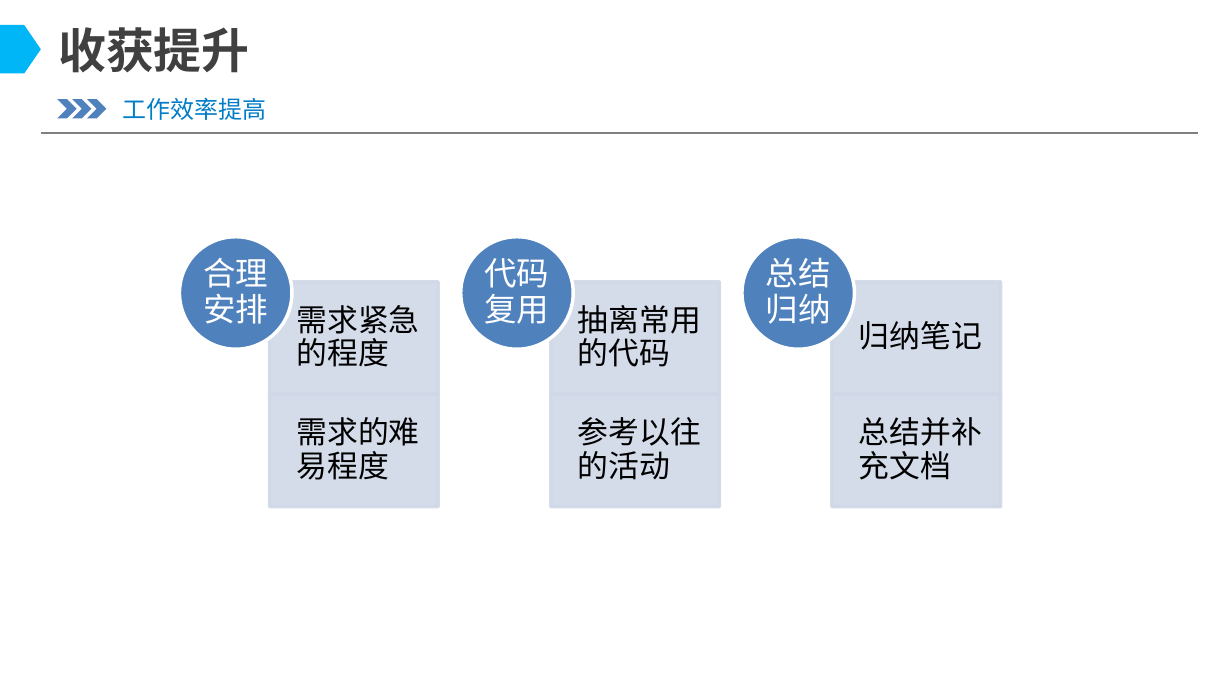
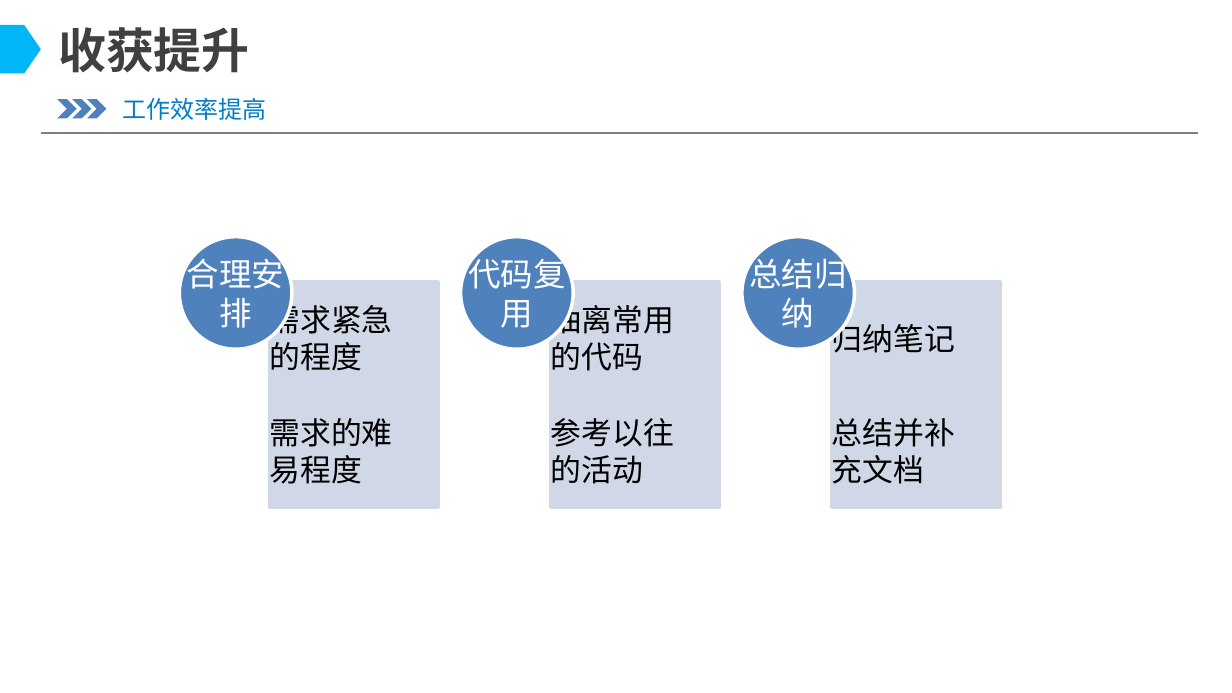
Before and after one commit to illusionGD/test, a slide deck: slide 22 of 谭锦德-2022述职PPT.pptx. Drawn at 1232x693 pixels with LibreOffice and Linux fonts; fonts in the diff are those of the drawing; background and template pictures are left out. Boxes give left, top, right and bottom in pixels: in the first picture for what was removed or moved away, otherwise in the second. Text is boxed around its words. In the diff, an @@ line names an element or a change of style, - is before the commit and + after.

```diff
--- a/谭锦德-2022述职PPT.pptx
+++ b/谭锦德-2022述职PPT.pptx
@@ text "合理安排": place and size @@
-text "合理安排" at (203,258,268,324)
+text "合理安排" at (187,253,284,328)
@@ text "代码复用": place and size @@
-text "代码复用" at (484,258,550,324)
+text "代码复用" at (468,253,565,328)
@@ line spacing 0.9 to 1 in 9 elements at (269,300,392,371), (269,418,392,484), (551,300,674,371), (551,418,674,484), (832,319,955,353), (832,418,955,484), (187,253,284,328), (468,253,565,328), (750,253,847,328) @@
@@ text "总结归纳": place and size @@
-text "总结归纳" at (766,257,831,324)
+text "总结归纳" at (750,253,847,328)
@@ text "需求紧急的程度": place and size @@
-text "需求紧急的程度" at (296,305,419,367)
+text "需求紧急的程度" at (269,300,392,371)
@@ text "抽离常用的代码": place and size @@
-text "抽离常用的代码" at (578,305,701,367)
+text "抽离常用的代码" at (551,300,674,371)
@@ text "归纳笔记": place and size @@
-text "归纳笔记" at (859,321,982,350)
+text "归纳笔记" at (832,319,955,353)
@@ text "需求的难易程度": place and size @@
-text "需求的难易程度" at (296,417,419,480)
+text "需求的难易程度" at (269,418,392,484)
@@ text "参考以往的活动": place and size @@
-text "参考以往的活动" at (578,417,701,480)
+text "参考以往的活动" at (551,418,674,484)
@@ text "总结并补充文档": place and size @@
-text "总结并补充文档" at (859,417,982,480)
+text "总结并补充文档" at (832,418,955,484)
```
Also in this commit, not shown: 4 other slides changed.
